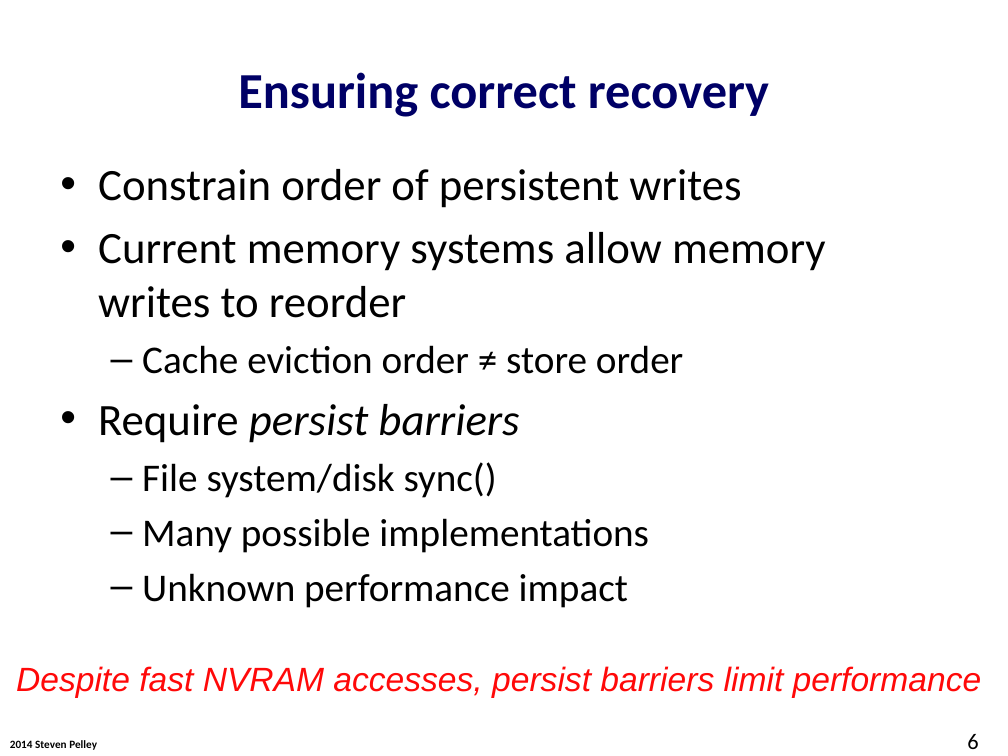
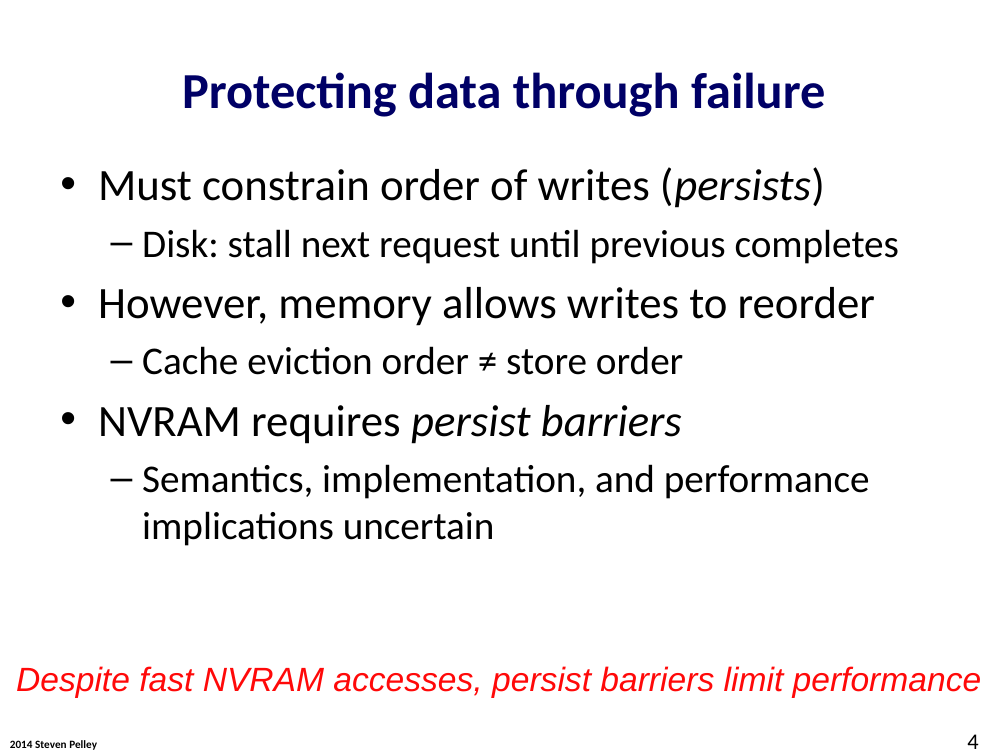
Before and after one commit to Abulila/dissertation, a slide deck: slide 4 of proposal/defense.pptx (slide 6 before the commit). Drawn at 1008x756 pixels with LibreOffice and Linux fonts; fonts in the diff are those of the drawing; background and template pictures are left out. Boxes give left, top, right and bottom in pixels: in the first picture for what was removed or moved away, otherwise in the second. Text is boxed around its words. In the diff, an @@ line names an element or a change of style, - is before the commit and + after.

```diff
--- a/proposal/defense.pptx
+++ b/proposal/defense.pptx
@@ title at box(182, 72, 825, 117): text changed @@
-Ensuring correct recovery
+Protecting data through failure
@@ text at box(98, 167, 899, 326): text changed @@
-• Constrain order of persistent writes
-• Current memory systems allow memory writes to reorder
+• Must constrain order of writes (persists)
+  – Disk: stall next request until previous completes
+• However, memory allows writes to reorder
@@ text at box(98, 405, 870, 546): text changed @@
-• Require persist barriers
-  – File system/disk sync()
-  – Many possible implementations
-  – Unknown performance impact
+• NVRAM requires persist barriers
+  – Semantics, implementation, and performance implications uncertain
@@ page number at box(967, 734, 978, 749): text changed @@
-6
+4
```
Also in this commit, not shown: 22 other slides changed, 11 slides added, 5 slides removed.
